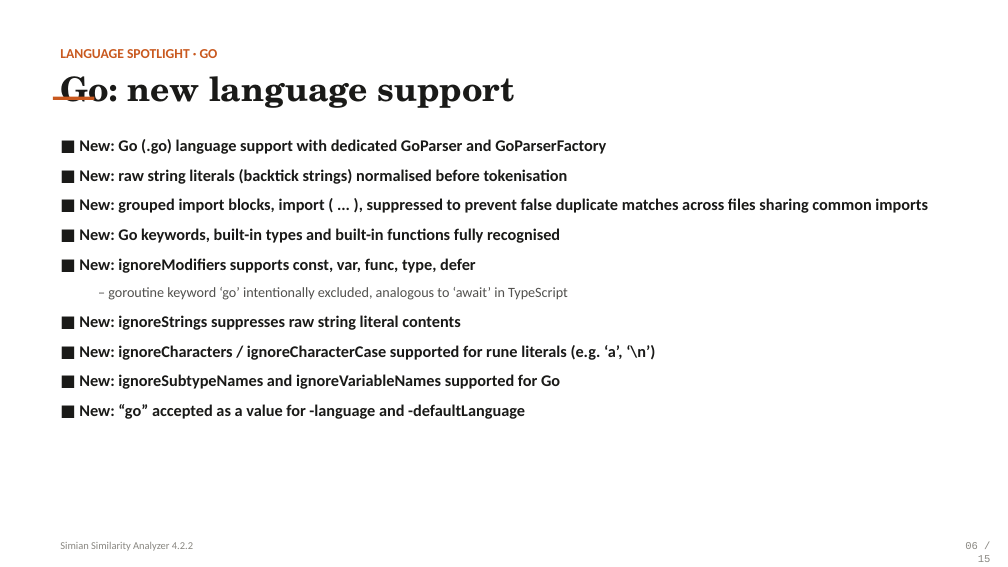
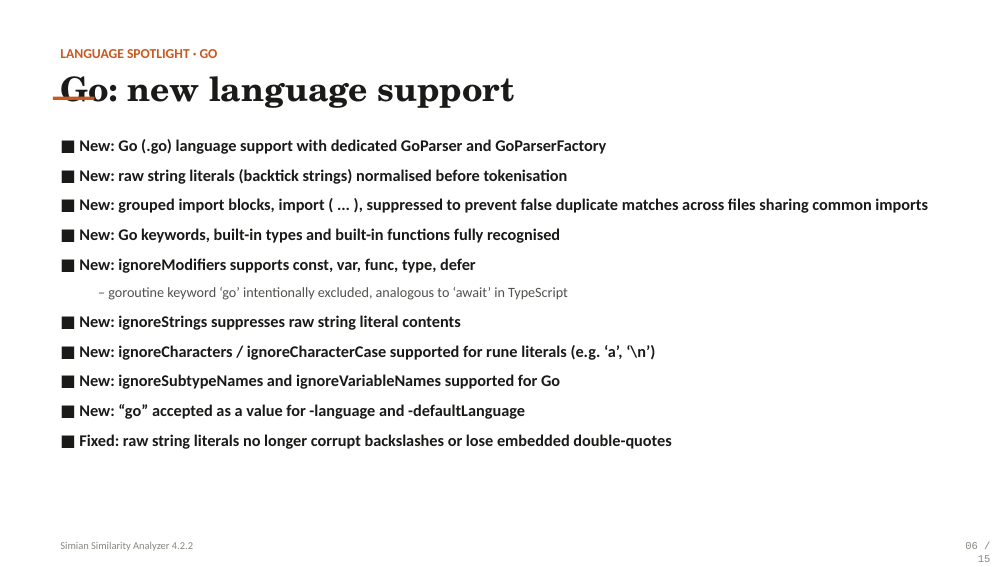
Before and after one commit to quandarypeak/simian, a slide deck: slide 6 of docs/simian-4.2.2-presentation.pptx. Drawn at 1008x567 pixels with LibreOffice and Linux fonts; fonts in the diff are those of the drawing. Boxes give left, top, right and bottom in pixels: in the first picture for what was removed or moved away, otherwise in the second. Text is boxed around its words. In the diff, an @@ line names an element or a change of style, - is before the commit and + after.

```diff
--- a/docs/simian-4.2.2-presentation.pptx
+++ b/docs/simian-4.2.2-presentation.pptx
@@ text at [79, 434, 671, 449]: paragraph added @@
+■ Fixed: raw string literals no longer corrupt backslashes or lose embedded double-quotes
```
Also in this commit, not shown: 5 other slides changed, 1 slide added, 1 slide removed.
